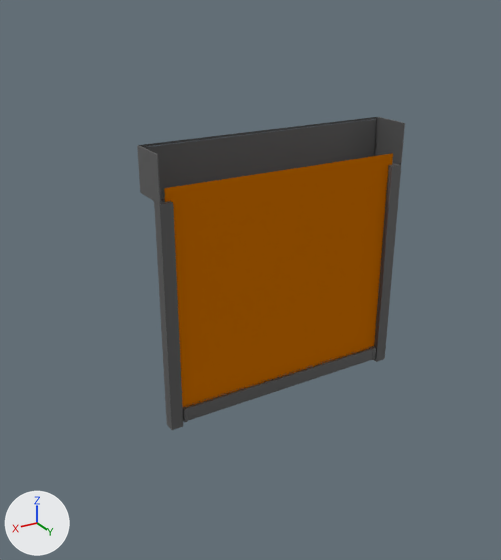
A saved change to the Blender file models/products/VSZ_eckig.blend.
Before and after are seen from a 50 mm camera at (1.61, 2.55, 1.19) aimed at (0.12, 0.07, -0.05). The lights are fixed; the arrows at lower left show +X, +Y and +Z.
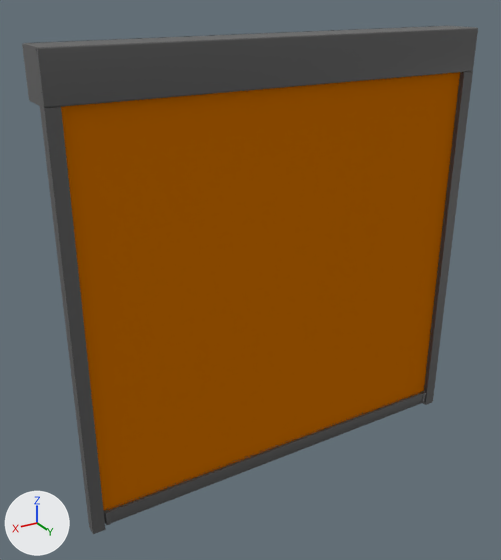
Diff of the bpy script that builds the scene:
```diff
--- a/models/products/VSZ_eckig.blend.py
+++ b/models/products/VSZ_eckig.blend.py
@@ me_plane_005 @@
 me_plane_005.from_pydata(...)  # 4 vertices, 1 face; spans x -1.0..1.0, y -1.0..1.0, z 0.0
 # used by ob_plane; location = (0.0, 0.185, -0.042); rotation_euler = (-1.571, 0.0, -3.142), in degrees (-90, 0, -180); scale = (0.57, 0.508, 0.584)
-me_plane_005.vertices[0].co = (-1.0, -1.0, 0.0)  # pixel (164, 188)
-me_plane_005.vertices[1].co = (1.0, -1.0, 0.0)  # pixel (393, 153)
-me_plane_005.vertices[2].co = (-1.0, 1.0, 0.0)
-me_plane_005.vertices[3].co = (1.0, 1.0, 0.0)
+# me_plane_005 part 1
+me_plane_005.vertices[0].co = (-1.69, -1.77, 0.0)
+me_plane_005.vertices[1].co = (1.69, -1.77, 0.0)
+me_plane_005.vertices[2].co = (-1.69, 1.78, 0.0)
+me_plane_005.vertices[3].co = (1.69, 1.78, 0.0)
 me_plane_005.materials.append(mat_stoff_01)
@@ me_cube_001 @@
 me_cube_001.from_pydata(...)  # 8 vertices, 6 faces; spans x -1.0..1.0, y -1.0..1.0, z -1.0..1.0
 # used by ob_cube_001; location = (-0.576, 0.184, -0.093); scale = (0.0281, 0.0259, 0.506)
+# me_cube_001 part 2: the whole mesh is scaled about its middle by (1, 1, 1.78), then moved by (-14.07, 0.0, 0.0)
 me_cube_001.materials.append(mat_metal)
@@ me_cube_002 @@
 me_cube_002.from_pydata(...)  # 8 vertices, 6 faces; spans x -1.0..1.0, y -1.0..1.0, z -1.0..1.0
 # used by ob_cube_002; location = (0.576, 0.184, -0.093); scale = (0.0281, 0.0259, 0.506)
+# me_cube_002 part 3: the whole mesh is scaled about its middle by (1, 1, 1.78), then moved by (13.93, 0.0, 0.0)
 me_cube_002.materials.append(mat_metal)
@@ me_cube_015 @@
 me_cube_015.from_pydata(...)  # 56 vertices, 54 faces; spans x -0.003..0.003, y -0.095..0.095, z -0.095..0.095
+# me_cube_015 part 4: the whole mesh is moved by (0.391, 0.0, 0.391)
 me_cube_015.materials.append(mat_metal)
@@ me_vs_z_fme90ų_contra_070 @@
 me_vs_z_fme90ų_contra_070.from_pydata(...)  # 524 vertices, 972 faces; spans x -397.0..397.0, y 37.0..125.0, z 266.0..392.0
 # used by ob_vs_z_fme90ų_contra_003; location = (0.0, 0.21, 0.0); rotation_euler = (0.0, 0.0, -3.142), in degrees (0, 0, -180); scale = (0.00151, 0.00151, 0.00151)
+# me_vs_z_fme90ų_contra_070 part 5: the whole mesh is multiplied about its middle by the matrix ((1.656, 0.0, 0.0), (0.0, 1.0, 0.0), (0.0, 0.0, 1.0)), then moved by (1.0, 0.0, 259.0)
 me_vs_z_fme90ų_contra_070.materials.append(mat_metal)
@@ me_vs_z_fme90ų_contra_009 @@
 me_vs_z_fme90ų_contra_009.from_pydata(...)  # 1154 vertices, 1764 faces; spans x -348.0..348.0, y 3.0..31.0, z -390.0..-346.0
 # used by ob_vs_z_fme90ų_contra_004; location = (0.0, 0.21, 0.0); rotation_euler = (0.0, 0.0, -3.142), in degrees (0, 0, -180); scale = (0.00151, 0.00151, 0.00151)
+# me_vs_z_fme90ų_contra_009 part 6: the whole mesh is scaled about its middle by (1.75, 1, 1), then moved by (1.0, 0.0, -261.0)
 me_vs_z_fme90ų_contra_009.materials.append(mat_metal)
@@ me_plane @@
+me_plane.from_pydata([(-0.99, -0.11, 0.0), (0.99, -0.11, 0.0), (-0.99, 0.08, 0.0), (0.99, 0.08, 0.0), (-0.99, 0.08, -0.19), (0.99, 0.08, -0.19), (-0.99, 0.07, -0.19), (0.99, 0.07, -0.19)], [], [(0, 1, 3, 2), (2, 3, 5, 4), (4, 5, 7, 6)])
+me_plane.polygons.foreach_set('use_smooth', [True] * 3)
+me_plane.materials.append(mat_metal_001)  # dark grey #585858
@@ ob_plane_001 @@
+ob_plane_001 = bpy.data.objects.new('Plane.001', me_plane)  # modifiers BEVEL
+ob_plane_001.location = (-0.001, 0.133, 0.994)
+ob_plane_001.scale = (1.0, 1.0, 1.0)
```

What differs and where, as boxes [x1, y1, x2, y2] in the pictures (501 x 560 px; the box of a moved part takes in the faces that stretch with it):
'Plane', reshaped (74% wider, 73% taller): before [164, 153, 393, 407]; after [61, 72, 460, 511]
'Plane.001', added: after [25, 26, 477, 108]
'Cube.002', mesh rescaled (120% wider, 86% taller): before [154, 200, 183, 429]; after [40, 106, 105, 533]
'VS-Z_FME90ų_Contra.004', mesh rescaled (68% wider, 80% taller): before [186, 348, 373, 421]; after [108, 391, 423, 523]
'Cube.001', mesh rescaled (79% wider, 68% taller): before [374, 163, 401, 361]; after [424, 71, 473, 404]
'Cube.019', mesh moved: before [137, 145, 161, 204]; after [22, 43, 45, 108]
part 5 of me_vs_z_fme90ų_contra_070, moved or reshaped (not visible afterwards): before [144, 119, 376, 200]
